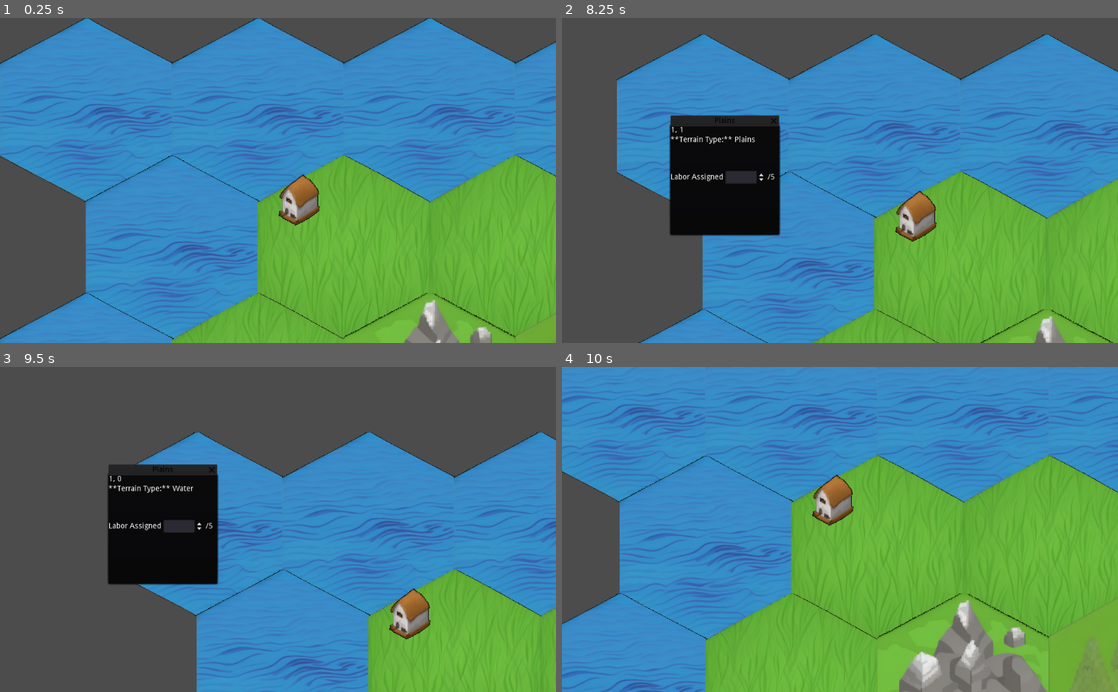
Above: before the commit, frames 1-4 (two rows, left to right).
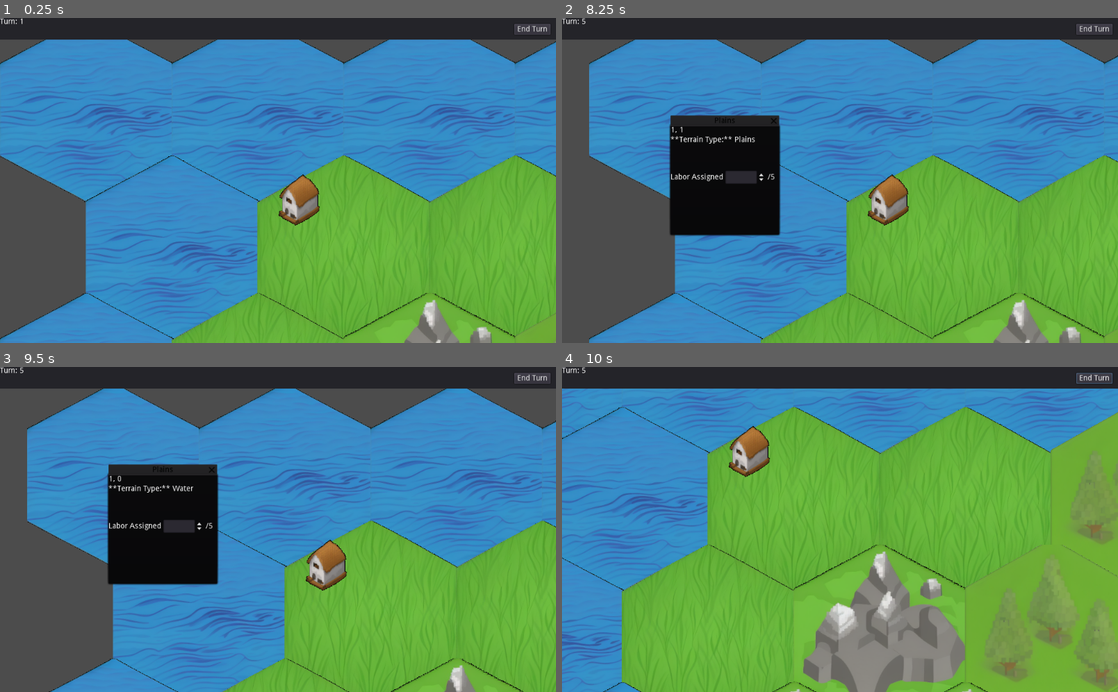
Above: after the commit, the same moments.

Repository: rantahar/city_states
Game: Godot game, scene res://hexmap.tscn
The game is run twice, just before and just after one commit, with the same random seed, the same clock (stepped at 60 frames per second) and the same inputs. The project has no main scene, so this scene is started directly.
Inputs (mouse positions are in pixels of both pictures, inside the frame that each line leads up to):
- Up to frame 1 (0.25 s): no input
- Up to frame 2 (8.25 s): click (1095, 27) at 0.5 s, where only the run after the commit has a clickable "End Turn"; tap Enter at 1.25, 2.75, 4.25 s; move the mouse to (962, 164) at 1.27 s; hold Right (ui_right) 1.28-2 s; click (962, 164) at 1.42 s; tap Space at 2, 3.5, 5 s; drag from (728, 196) to (812, 245) at 2.02 s; move the mouse to (895, 109) at 2.77 s; hold Right (ui_right) 2.78-3.5 s; click (895, 109) at 2.92 s; drag from (812, 245) to (673, 131) at 3.52 s; move the mouse to (1006, 229) at 4.27 s; hold Left (ui_left) 4.28-5 s; click (1006, 229) at 4.42 s; drag from (673, 131) to (756, 99) at 5.02 s; move the mouse to (867, 180) at 5.77 s; hold Down (ui_down) 5.78-6.5 s; click (867, 180) at 5.92 s; drag from (756, 99) to (728, 196) at 6.52 s; move the mouse to (962, 164) at 7.27 s; hold Up (ui_up) 7.28-8 s; click (962, 164) at 7.42 s; drag from (728, 196) to (812, 245) at 8.02 s
- Up to frame 3 (9.5 s): move the mouse to (333, 458) at 8.77 s; hold Down (ui_down) from 8.78 s (still down); click (333, 458) at 8.92 s
- Up to frame 4 (10 s): release Down (ui_down) at 9.5 s; drag from (812, 594) to (673, 480) at 9.52 s

The runs differ from the first frame. In frame 1, 6.4% of the frame differs, in the area x 0-100%, y 0-7%; in frame 2, 27%; in frame 3, 48%; in frame 4, 53%, in the area x 0-100%, y 0-100%.

Commit message:
Fixes to tile popup and add end turn button

Diff:
--- a/Map.gd
+++ b/Map.gd
@@ -1,6 +1,8 @@
 extends Node2D
 
 onready var game = get_node("/root/Game")
+
+signal tile_clicked(tile)
 
 var drag_previous_position = Vector2()
 var zoom_speed = 0.1
@@ -22,7 +24,7 @@
 	add_child(click_timer)
 	click_timer.connect("timeout", self, "_on_click_timer_timeout")
 
-func _input(event):
+func _unhandled_input(event):
 	# Check if left mouse button is clicked.
 	if event is InputEventMouseButton:
 		var old_scale = self.scale.x
@@ -71,10 +73,10 @@
 
 func handle_tile_click(event):
 	var global_mouse_pos = get_global_mouse_position()
-	var adjusted_mouse_pos = global_mouse_pos - game.position
+	var zoom = self.scale.x
+	var adjusted_mouse_pos = (global_mouse_pos - game.position) / zoom
 	var tile_pos = $BaseMap.world_to_map(adjusted_mouse_pos)
 	var clicked_tile = game.grid[tile_pos.x][tile_pos.y]
 
 	if clicked_tile:
-		var popup = get_node("/root/Game/UI/TilePopup")
-		popup.update_popup(clicked_tile)
+		emit_signal("tile_clicked", clicked_tile)
--- a/TilePopup.gd
+++ b/TilePopup.gd
@@ -4,6 +4,9 @@
 onready var label = get_node("RowContainer/TileLabel")
 onready var description = get_node("RowContainer/Description")
 onready var labormaxtext = get_node("RowContainer/LaborContainer/BtnRight")
+
+func _on_tile_clicked(tile):
+	update_popup(tile)
 
 func update_popup(tile):
 	# Update the label with the tile's coordinates
@@ -15,3 +18,10 @@
 	self.popup_centered_minsize()
 	self.rect_position = Vector2(200, 200)
 	self.popup()
+
+func _gui_input(event):
+	if is_visible_in_tree():
+		if event is InputEventMouseButton and event.pressed:
+			if get_global_rect().has_point(event.global_position):
+				# Handle input here for this window
+				get_tree().set_input_as_handled()
--- /dev/null
+++ b/TopPanel.gd
@@ -0,0 +1,11 @@
+extends Panel
+
+onready var game = get_node("/root/Game")
+
+signal end_turn_button_pressed
+
+func _ready():
+	$EndTurnButton.connect("pressed", self, "_on_EndTurnButton_pressed")
+
+func _on_EndTurnButton_pressed():
+	emit_signal("end_turn_button_pressed")
--- a/game.gd
+++ b/game.gd
@@ -3,14 +3,17 @@
 var grid = []
 var cities = []
 
+var current_turn = 1
 enum GameState { PLAYER_TURN, AI_TURN, END_GAME }
 var currentState = GameState.PLAYER_TURN
-var playerIndex = 0
+
 
 var players = [
 	LocalHumanPlayer.new(),
 	AIPlayer.new()
 ]
+var playerIndex = 0
+var current_player = players[playerIndex]
 
 var map = [
 	[3, 3, 3, 3, 3],
@@ -21,7 +24,11 @@
 ]
 
 
-# Called when the node enters the scene tree for the first time.
+func update_turn_label():
+	var turn_label = $UI/TopPanel/TurnLabel
+	turn_label.text = "Turn: " + str(current_turn)
+
+
 func _init():
 	var grid_width = len(map)
 	var grid_height = len(map[0])
@@ -32,23 +39,30 @@
 	cities.append(City.new(Vector2(1, 1), players[0]))
 	cities.append(City.new(Vector2(3, 3), players[1]))
 
+
 func _ready():
-	pass
+	$Map.connect("tile_clicked", $UI/TilePopup, "_on_tile_clicked")
+	$UI/TopPanel.connect("end_turn_button_pressed", self, "end_turn")
+
+func end_turn():
+	current_player.end_turn()
+
 
 # Called every frame. 'delta' is the elapsed time since the previous frame.
 func _process(delta):
+	if players[playerIndex].is_done():
+		playerIndex = (playerIndex + 1)
+		if playerIndex >= players.size():
+			playerIndex = 0
+			current_turn +=1
+			update_turn_label()
 
-	if players[playerIndex].is_done():
-		playerIndex = (playerIndex + 1) % players.size()
+		current_player = players[playerIndex]
+		current_player.start_turn()
+
 		if players[playerIndex] is LocalHumanPlayer:
 			currentState = GameState.PLAYER_TURN
 		elif players[playerIndex] is AIPlayer:
 			currentState = GameState.AI_TURN
 
-	match currentState:
-		GameState.PLAYER_TURN:
-			# take inputs from the player UI
-			pass
-		_:
-			# Just keep updating the map while the AI (or remote player) takes actions
-			pass
+	current_player.turnActions()
--- a/hexmap.tscn
+++ b/hexmap.tscn
@@ -10,6 +10,7 @@
 [ext_resource path="res://sprites/building_2.png" type="Texture" id=8]
 [ext_resource path="res://BuildingLayer.gd" type="Script" id=9]
 [ext_resource path="res://TilePopup.gd" type="Script" id=10]
+[ext_resource path="res://TopPanel.gd" type="Script" id=11]
 
 [sub_resource type="TileSet" id=1]
 0/name = "forest_pixel_1.png 0"
@@ -91,6 +92,7 @@
 margin_bottom = 40.0
 
 [node name="TilePopup" type="WindowDialog" parent="UI"]
+editor/display_folded = true
 visible = true
 self_modulate = Color( 0.164706, 0.164706, 0.164706, 1 )
 margin_right = 200.0
@@ -140,3 +142,20 @@
 margin_right = 200.0
 margin_bottom = 19.0
 text = "/10"
+
+[node name="TopPanel" type="Panel" parent="UI"]
+margin_right = 1025.0
+margin_bottom = 40.0
+script = ExtResource( 11 )
+
+[node name="TurnLabel" type="Label" parent="UI/TopPanel"]
+margin_right = 81.0
+margin_bottom = 27.0
+text = "Turn: 1"
+
+[node name="EndTurnButton" type="Button" parent="UI/TopPanel"]
+margin_left = 947.369
+margin_top = 10.5263
+margin_right = 1014.37
+margin_bottom = 30.5263
+text = "End Turn"
--- a/player/AIPlayer.gd
+++ b/player/AIPlayer.gd
@@ -1,9 +1,9 @@
 extends Player
 class_name AIPlayer
 
-func is_done():
-	return true
+func turnActions():
+	# Take an action as the AI
 
-func turnActions():
-	# Check user input to decide actions
-	pass
+	# At the end mark as done (could return earlier to allow repainting as the AI is
+	# making moves)
+	is_done = true
--- a/player/LocalHumanPlayer.gd
+++ b/player/LocalHumanPlayer.gd
@@ -1,9 +1,8 @@
 extends Player
 class_name LocalHumanPlayer
 
-func is_done():
-	return true
+# Local human players actions are controlled by the UI, so the turnActions function
+# does not need to be implemented. Instead, each UI element should call a function here.
 
-func turnActions():
-	# Check user input to decide actions
-	pass
+func end_turn():
+	self.is_done = true
--- a/player/Player.gd
+++ b/player/Player.gd
@@ -3,9 +3,13 @@
 class_name Player
 var score = 0
 var resources = []
+var is_done = false
+
+func start_turn():
+	is_done = false
 
 func turnActions():
 	pass
 
 func is_done():
-	return true
+	return self.is_done
--- a/player/RemotePlayer.gd
+++ b/player/RemotePlayer.gd
@@ -1,9 +1,9 @@
 extends Player
 class_name RemotePlayer
 
-func is_done():
-	return true
 
 func turnActions():
-	# Check user input to decide actions
-	pass
+	# Check for input from the server
+
+	# Not implemented, so just skip the turn
+	is_done = true
Not shown: 1 places in hexmap.tscn that only renumber resources
